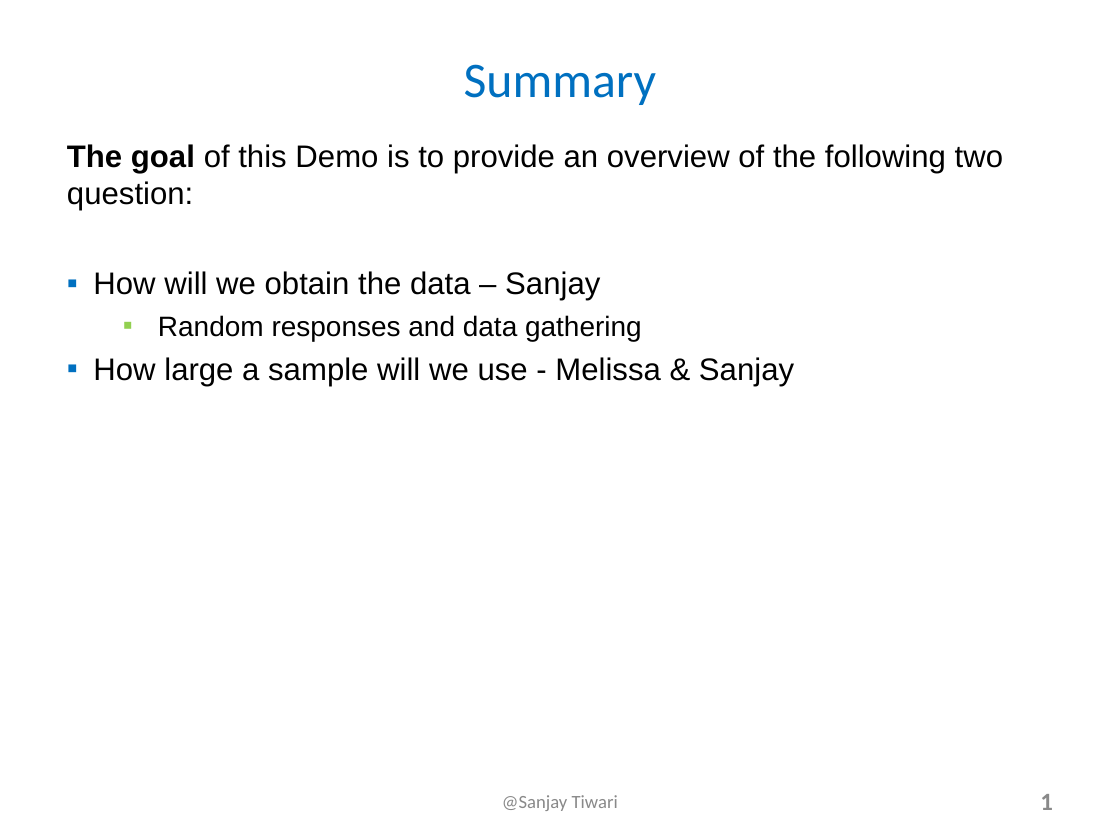
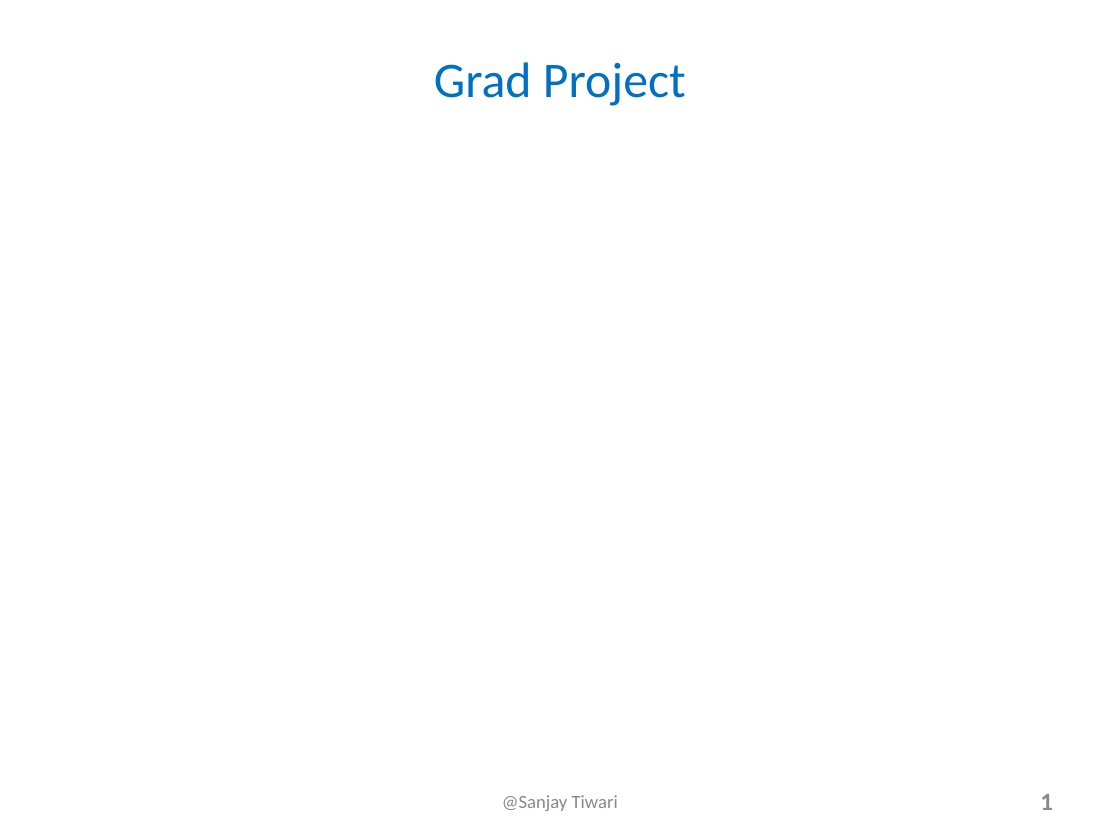
Before and after one commit to stiwarih/E-150-Grad, a slide deck: slide 1 of data-sets/final/SanjayTiwari-Grad-IV.ppt. Drawn at 1120x840 pixels with LibreOffice and Linux fonts; fonts in the diff are those of the drawing. Boxes give left, top, right and bottom in pixels: in the first picture for what was removed or moved away, otherwise in the second. Text is boxed around its words. In the diff, an @@ line names an element or a change of style, - is before the commit and + after.

```diff
--- a/data-sets/final/SanjayTiwari-Grad-IV.ppt
+++ b/data-sets/final/SanjayTiwari-Grad-IV.ppt
@@ title at (434,62,686,106): text changed @@
-Summary
+Grad Project
@@ text removed at (67,144,1003,386) @@
-The goal of this Demo is to provide an overview of the following two question:
-▪ How will we obtain the data – Sanjay
-  ▪ Random responses and data gathering
-▪ How large a sample will we use - Melissa & Sanjay
```
Also in this commit, not shown: 1 other slide changed, 2 other files.
